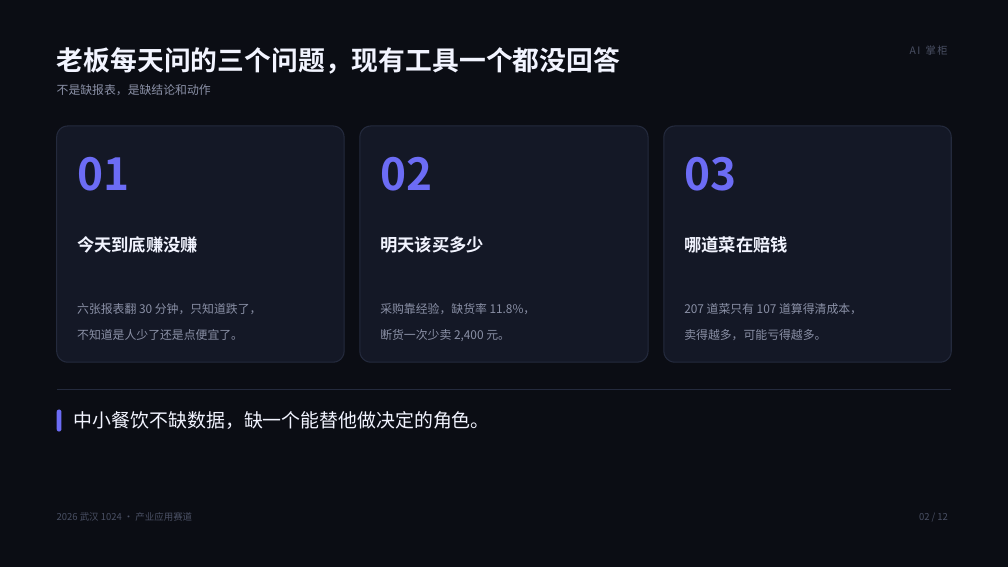
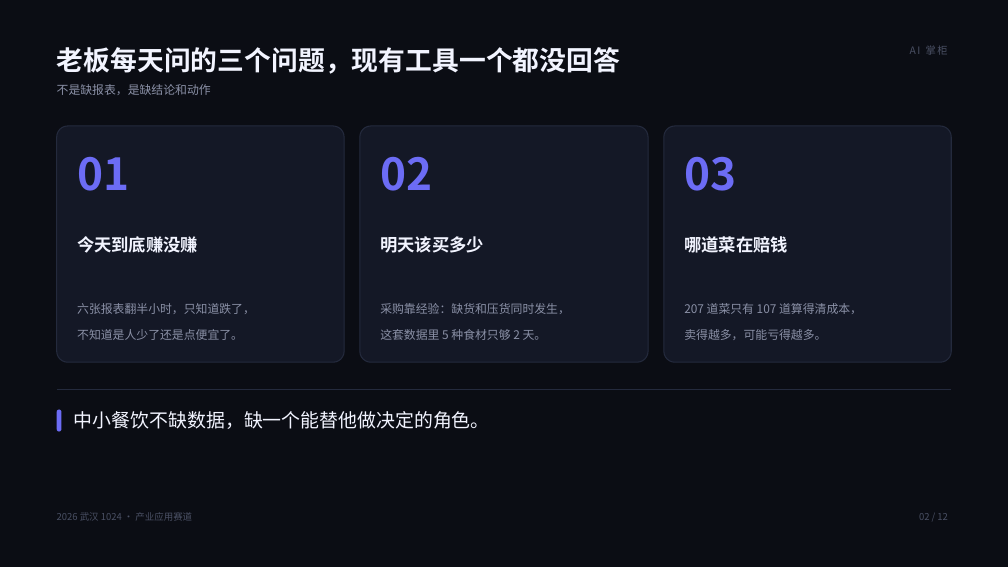
Before and after one commit to wsj20011001/ai-zhanggui, a slide deck: slide 2 of docs/AI掌柜-路演PPT/AI掌柜-路演PPT.pptx. Drawn at 1008x567 pixels with LibreOffice and Linux fonts; fonts in the diff are those of the drawing. Boxes give left, top, right and bottom in pixels: in the first picture for what was removed or moved away, otherwise in the second. Text is boxed around its words. In the diff, an @@ line names an element or a change of style, - is before the commit and + after.

```diff
--- a/docs/AI掌柜-路演PPT/AI掌柜-路演PPT.pptx
+++ b/docs/AI掌柜-路演PPT/AI掌柜-路演PPT.pptx
@@ text at [77, 303, 255, 314]: text changed @@
-六张报表翻 30 分钟，只知道跌了，
+六张报表翻半小时，只知道跌了，
@@ text at [380, 303, 570, 340]: text changed @@
-采购靠经验，缺货率 11.8%，
-断货一次少卖 2,400 元。
+采购靠经验：缺货和压货同时发生，
+这套数据里 5 种食材只够 2 天。
```
Also in this commit, not shown: 1 slide added, 1 slide removed, 13 other files.
